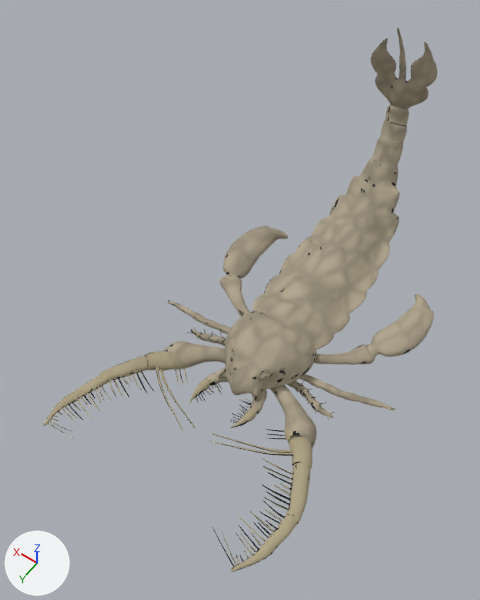
The glTF model src/content/animals/jaekelopterus/model/model.glb, before and after one commit.
One viewpoint serves both versions: a 50 mm lens placed at (-1.1, 1.97, 2.57), pointed at (0.11, 0.26, -0.11). Arrows for +X, +Y and +Z are at lower left; the lights stay in place. The picture after the commit comes second. Vertices at exactly the same position are counted once.

Script lines for the objects in view, before the commit:
```python
me_jaekelopterus = bpy.data.meshes.new('Jaekelopterus')
me_jaekelopterus.from_pydata(...)  # 30130 vertices, 60284 faces; spans x -0.76..0.76, y -1.25..1.25, z -0.72..0.72
# faces by material slot: [40192, 20092]
me_jaekelopterus.materials.append(mat_body)  # picture img_bake_body
me_jaekelopterus.materials.append(mat_headplates)  # picture img_bake_headplates
ob_jaekelopterus = bpy.data.objects.new('Jaekelopterus', me_jaekelopterus)
ob_jaekelopterus.location = (0.0, 0.0, 0.001)
```
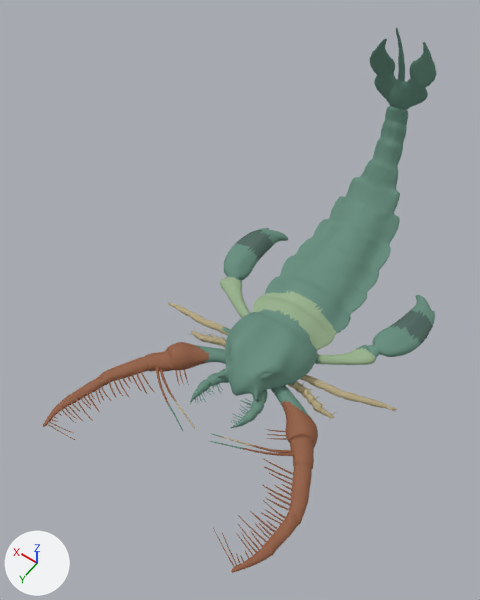
Location of each change, (x1, y1, x2, y2) in pixels of the pictures (480 x 600 px):
'Jaekelopterus', surface changed, moved, turned: before (43, 28, 437, 572); after (43, 27, 436, 573)
part 1 of me_jaekelopterus, recoloured: (196, 28, 436, 414) in both
part 2 of me_jaekelopterus, recoloured: (220, 276, 375, 365) in both
part 3 of me_jaekelopterus, recoloured: (168, 302, 395, 418) in both
part 4 of me_jaekelopterus, recoloured: (165, 342, 317, 447) in both
part 5 of me_jaekelopterus, recoloured: (237, 230, 431, 343) in both
part 6 of me_jaekelopterus, recoloured: (168, 379, 257, 449) in both
part 7 of me_jaekelopterus, recoloured: before (173, 397, 252, 446); after (174, 387, 258, 446)
part 8 of me_jaekelopterus, recoloured: (43, 352, 312, 572) in both

The change in detail:
Material 'JointAccent' (mat_jointaccent) is new.
Its base color is (0.07, 0.13, 0.11) (greyish green #4b655d).
Its metallic is 0.02.
Its roughness is 0.7.
Material 'Underside' (mat_underside) is new.
Its base color is (0.48, 0.4, 0.23) (beige #b8aa84).
Its roughness is 0.9.
Material 'Pincer' (mat_pincer) is new.
Its base color is (0.29, 0.11, 0.052) (brown #935d40).
Its metallic is 0.03.
Its roughness is 0.73.
Material 'SegmentRidge' (mat_segmentridge) is new.
Its base color is (0.32, 0.45, 0.27) (greyish green #99b38e).
Its metallic is 0.02.
Its roughness is 0.8.
Material 'Carapace' (mat_carapace) is new.
Its base color is (0.13, 0.27, 0.21) (green #658e7e).
Its metallic is 0.03.
Its roughness is 0.76.
me_jaekelopterus has 30130 vertices, 60284 faces and spans x -0.76..0.76, y -1.25..1.25, z -0.72..0.72.
me_jaekelopterus is used by ob_jaekelopterus; location (0.0, 0.0, 0.001).
me_jaekelopterus part 1: 25011 faces spanning x -0.69..0.62, y -1.25..0.51, z -0.63..0.72 switch from mat_body (picture img_bake_body) to mat_carapace (green #658e7e).
me_jaekelopterus part 2: 1804 faces spanning x -0.53..0.52, y -0.21..0.06, z -0.63..-0.44 switch from mat_body (picture img_bake_body) to mat_segmentridge (greyish green #99b38e).
me_jaekelopterus part 3: 11795 faces spanning x -0.76..0.75, y -0.59..0.51, z -0.72..-0.61 switch from mat_body (picture img_bake_body) to mat_underside (beige #b8aa84).
me_jaekelopterus part 4: 729 faces spanning x -0.53..0.5, y 0.36..0.51, z -0.71..-0.54 switch from mat_body (picture img_bake_body) to mat_pincer (brown #935d40).
me_jaekelopterus part 5: 386 faces spanning x -0.69..0.62, y -0.57..0.38, z -0.63..-0.52 switch from mat_body (picture img_bake_body) to mat_jointaccent (greyish green #4b655d).
me_jaekelopterus part 6: 3672 faces spanning x -0.24..0.27, y 0.5..0.83, z -0.63..-0.56 switch from mat_headplates (picture img_bake_headplates) to mat_carapace (green #658e7e).
me_jaekelopterus part 7: 537 faces spanning x -0.27..0.27, y 0.49..0.77, z -0.65..-0.61 switch from mat_headplates (picture img_bake_headplates) to mat_underside (beige #b8aa84).
me_jaekelopterus part 8: 15239 faces spanning x -0.67..0.76, y 0.49..1.25, z -0.7..-0.55 switch from mat_headplates (picture img_bake_headplates) to mat_pincer (brown #935d40).
Object 'Jaekelopterus' (ob_jaekelopterus) moves from (0.0, 0.0, 0.001) to (0.0, 0.0, 0.011).
Object 'Jaekelopterus' (ob_jaekelopterus) turns from (0, 0, 0) to (0.8, 0.9, 0) degrees about x, y and z.
